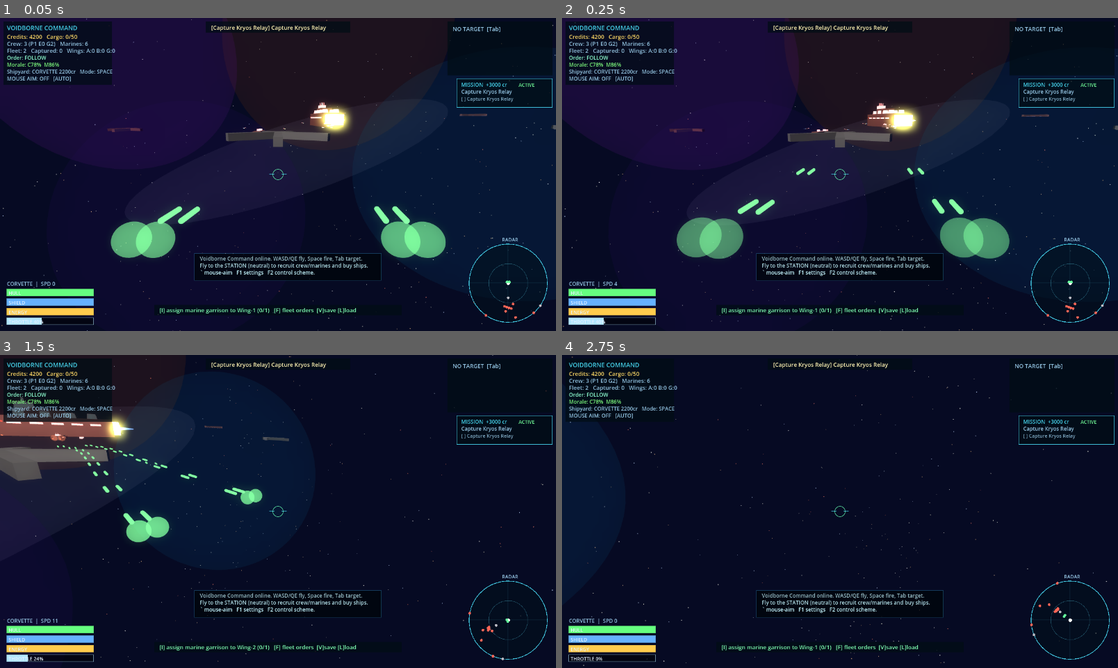
Above: before the commit, frames 1-4 (two rows, left to right).
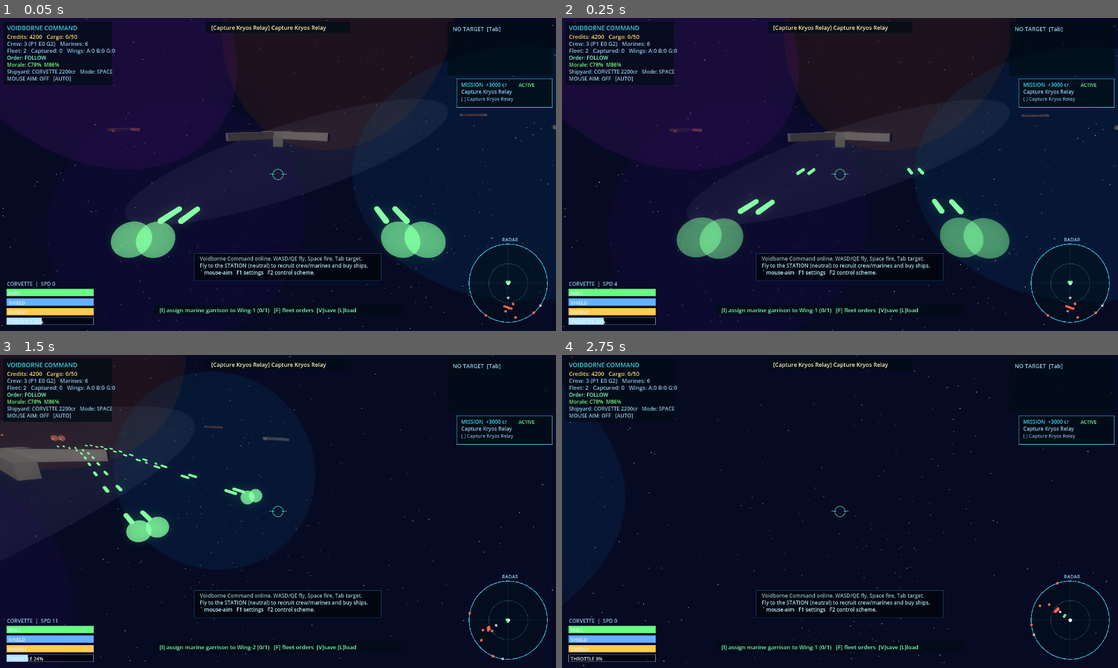
Above: after the commit, the same moments.

Repository: tapkinnu/voidborne-command
Game: Godot game, scene res://scenes/main.tscn
Same seed, same stepped clock (60 frames per second), same inputs: the game is played once before the commit and once after it.
Inputs (mouse positions are in pixels of both pictures, inside the frame that each line leads up to):
- Up to frame 1 (0.05 s): no input
- Up to frame 2 (0.25 s): no input
- Up to frame 3 (1.5 s): tap Enter at 0.5 s; move the mouse to (400, 495) at 0.52 s; hold D 0.53-1.28 s; tap Q at 0.6 s; click (400, 495) at 0.67 s; tap Space at 0.77 s; move the mouse to (166, 527) at 1.27 s; hold S from 1.28 s (still down); tap E at 1.35 s
- Up to frame 4 (2.75 s): tap Space at 1.52 s; move the mouse to (895, 442) at 2.02 s; release S at 2.03 s; hold D from 2.03 s (still down); tap Shift at 2.1 s

The runs differ from the first frame. In frame 1, 0.6% of the frame differs, in the area x 43-64%, y 26-38%; in frame 2, 0.8%; in frame 3, 1.8%, in the area x 0-25%, y 13-29%; in frame 4, nothing differs.

Commit message:
fix: correct MESHY_SHIP_GLB faction keys to match game spawns
The in-game faction values are player/hostile/neutral, not the fake
'enemy'/'friendly' values the screenshot script used. Hostile fighter/capital/
frigate/corvette keys were all dead - never matched any real spawn.

- Renamed keys: fighter|enemy→fighter|hostile, capital|any→capital|hostile,
  frigate|any→frigate|hostile
- Removed dead key: fighter|ally (wings use 'player' faction)
- Removed dead key: station|friendly (no station has 'friendly' faction)
- Added: corvette|hostile (reuses player_corvette GLB)
- Added: station|player (captured stations use friendly_station GLB)
- Fixed: visual_upgrade_screenshot.gd (fake factions -> real ones)

Diff:
--- a/scripts/game_state.gd
+++ b/scripts/game_state.gd
@@ -144,14 +144,14 @@
 # is safe because Godot class and faction identifiers never contain pipes.
 const MESHY_SHIP_GLB: Dictionary = {
 	"corvette|player": "player_corvette",
-	"capital|any": "capital_ship",
-	"station|friendly": "friendly_station",
-	"fighter|enemy": "hostile_fighter",
+	"capital|hostile": "capital_ship",
+	"fighter|hostile": "hostile_fighter",
 	"fighter|player": "fighter_player",
-	"fighter|ally": "fighter_ally",
-	"frigate|any": "frigate_any",
+	"frigate|hostile": "frigate_any",
+	"corvette|hostile": "player_corvette",   # reuse player corvette model for hostile corvettes
 	"station|neutral": "station_neutral",
 	"station|hostile": "station_hostile",
+	"station|player": "friendly_station",    # captured stations -> friendly station model
 }
 
 const MESHY_CAPTAIN_GLB: String = "crew_captain"
--- a/tools/visual_upgrade_screenshot.gd
+++ b/tools/visual_upgrade_screenshot.gd
@@ -87,11 +87,11 @@
 	var player_pos: Vector3 = main.player.global_position if main.player != null else Vector3.ZERO
 	# Capital to the right and slightly behind the player, so the long hull
 	# reads in profile.
-	_add_extra_ship(main, "capital", "friendly", "HeroCapital", player_pos + Vector3(28.0, -2.0, 14.0))
+	_add_extra_ship(main, "capital", "hostile", "HeroCapital", player_pos + Vector3(28.0, -2.0, 14.0))
 	# Station behind the capital, larger and further so it doesn't dominate.
-	_add_extra_ship(main, "station", "friendly", "HeroStation", player_pos + Vector3(8.0, 0.0, 60.0))
+	_add_extra_ship(main, "station", "neutral", "HeroStation", player_pos + Vector3(8.0, 0.0, 60.0))
 	# Hostile fighter off the player's port side, smaller and angular.
-	_add_extra_ship(main, "fighter", "enemy", "HeroFighter", player_pos + Vector3(-22.0, 3.0, -10.0))
+	_add_extra_ship(main, "fighter", "hostile", "HeroFighter", player_pos + Vector3(-22.0, 3.0, -10.0))
 	# Captain standing in front of the player corvette so the rigged GLB is
 	# visible at the chase camera's eye height.
 	_add_meshy_captain_preview(main, player_pos + Vector3(0.0, 0.0, -16.0))
